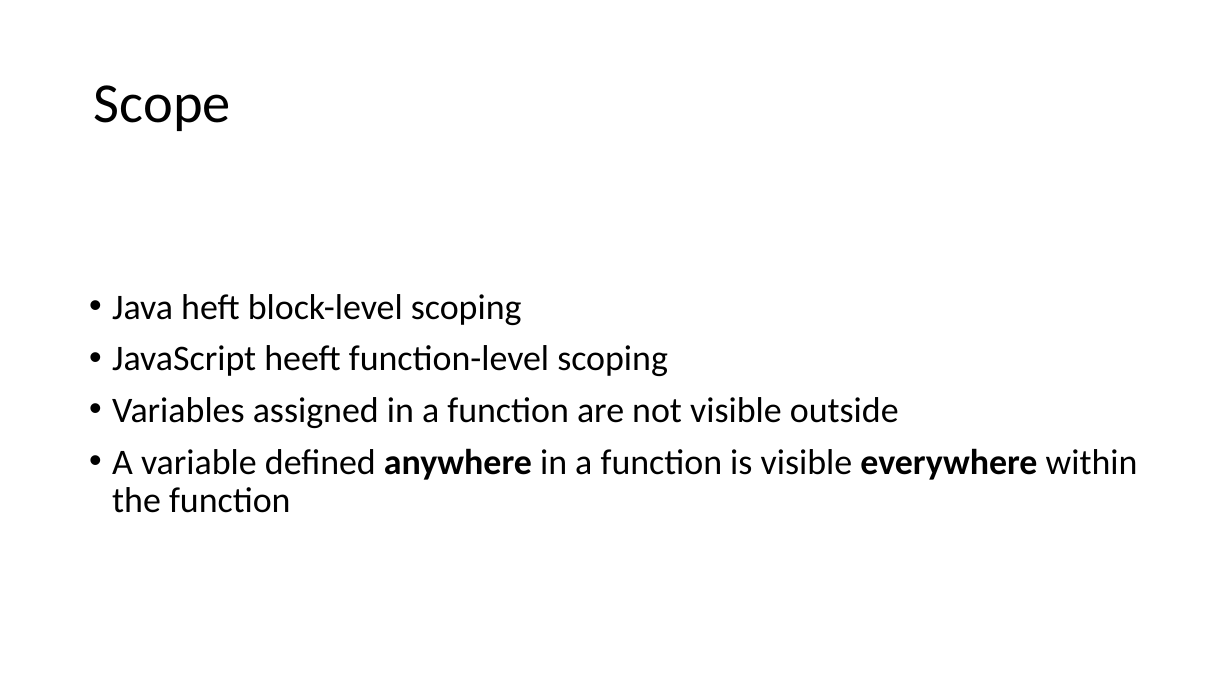
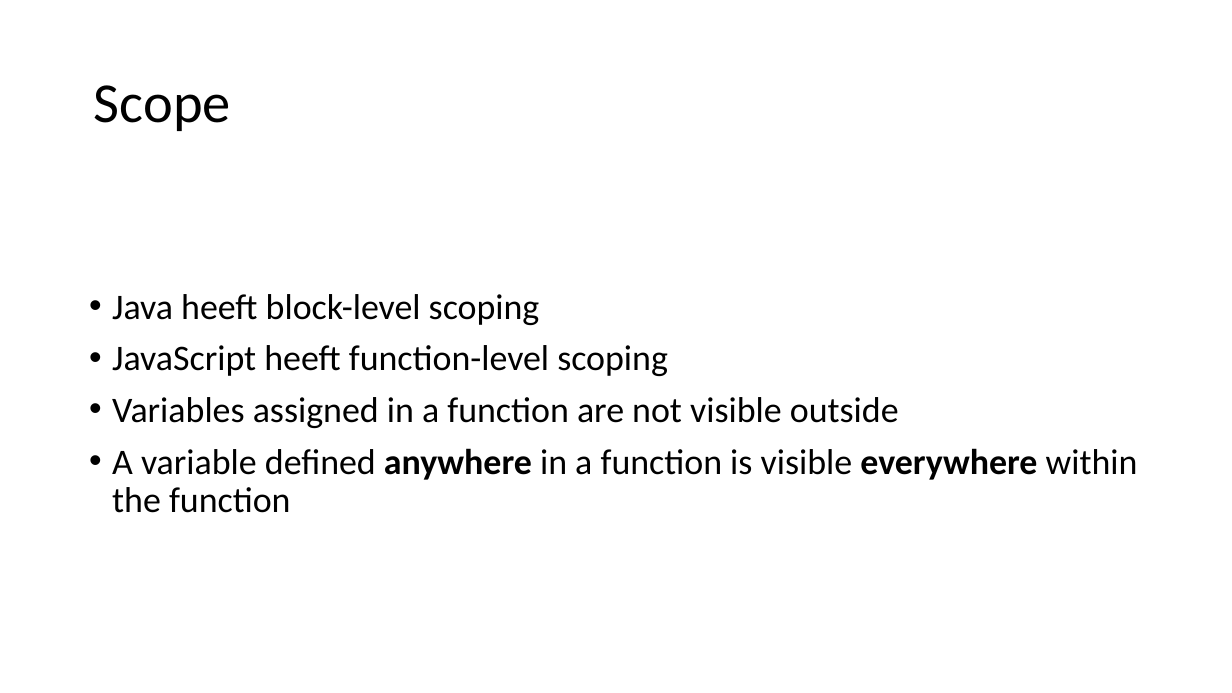
Before and after one commit to petereijgermans11/frontend-cursus, a slide deck: slide 9 of frontend-cursus/ 7 - TypeScript workshop.pptx (slide 8 before the commit). Drawn at 1232x693 pixels with LibreOffice and Linux fonts; fonts in the diff are those of the drawing. Boxes give left, top, right and bottom in pixels: in the first picture for what was removed or moved away, otherwise in the second. Text is boxed around its words. In the diff, an @@ line names an element or a change of style, - is before the commit and + after.

```diff
--- a/frontend-cursus/ 7 - TypeScript workshop.pptx
+++ b/frontend-cursus/ 7 - TypeScript workshop.pptx
@@ text at [112,294,540,325]: text changed @@
-• Java heft block-level scoping
+• Java heeft block-level scoping
```
Also in this commit, not shown: 1 other slide changed, 1 slide added, 2 other files.
